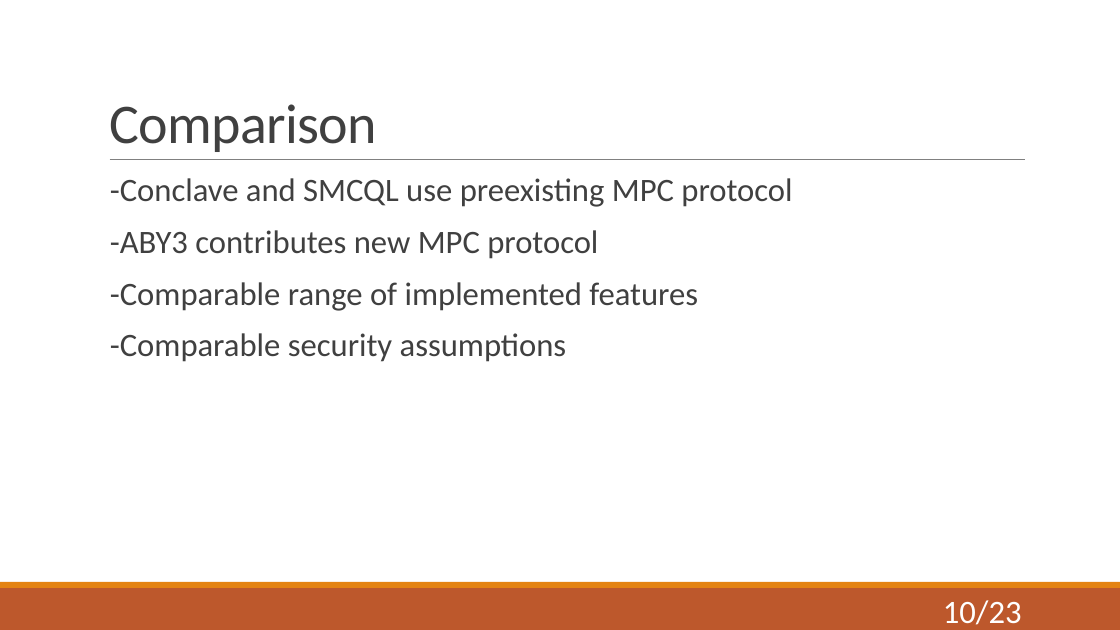
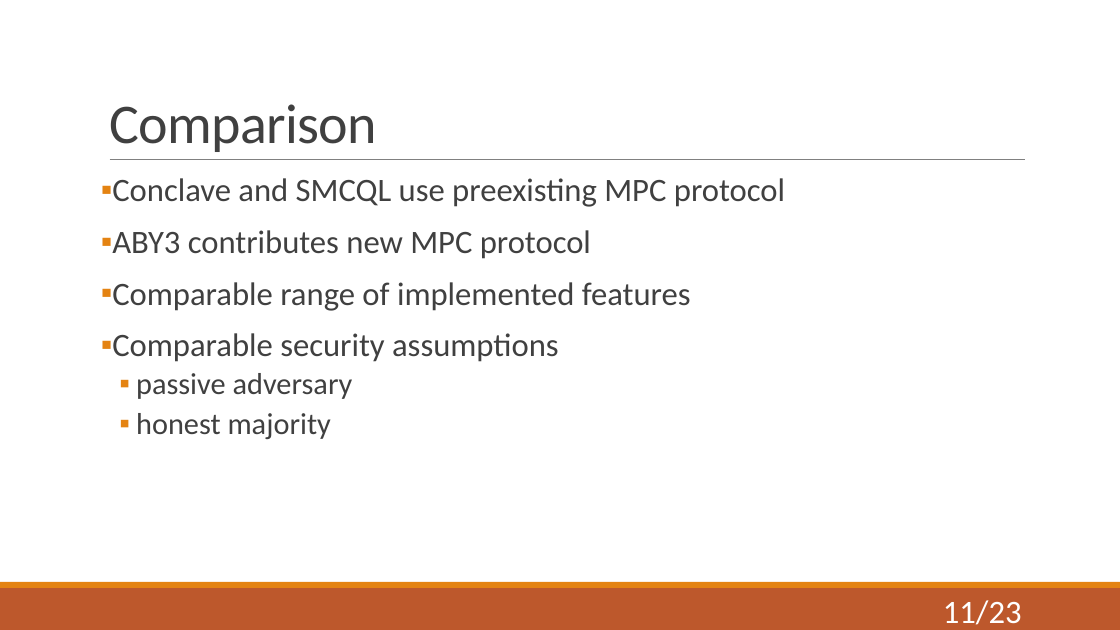
Before and after one commit to niklasUPB/thesis, a slide deck: slide 11 of thesis/Abschlussvortrag.pptx (slide 10 before the commit). Drawn at 1120x630 pixels with LibreOffice and Linux fonts; fonts in the diff are those of the drawing. Boxes give left, top, right and bottom in pixels: in the first picture for what was removed or moved away, otherwise in the second. Text is boxed around its words. In the diff, an @@ line names an element or a change of style, - is before the commit and + after.

```diff
--- a/thesis/Abschlussvortrag.pptx
+++ b/thesis/Abschlussvortrag.pptx
@@ text at bbox=[112, 178, 785, 439]: text changed @@
-  -Conclave and SMCQL use preexisting MPC protocol
-  -ABY3 contributes new MPC protocol
-  -Comparable range of implemented features
-  -Comparable security assumptions
+▪ Conclave and SMCQL use preexisting MPC protocol
+▪ ABY3 contributes new MPC protocol
+▪ Comparable range of implemented features
+▪ Comparable security assumptions
+  ▪ passive adversary
+  ▪ honest majority
@@ page number at bbox=[943, 600, 1022, 625]: text changed @@
-10/23
+11/23
```
Also in this commit, not shown: 12 other slides changed, 1 slide removed.
